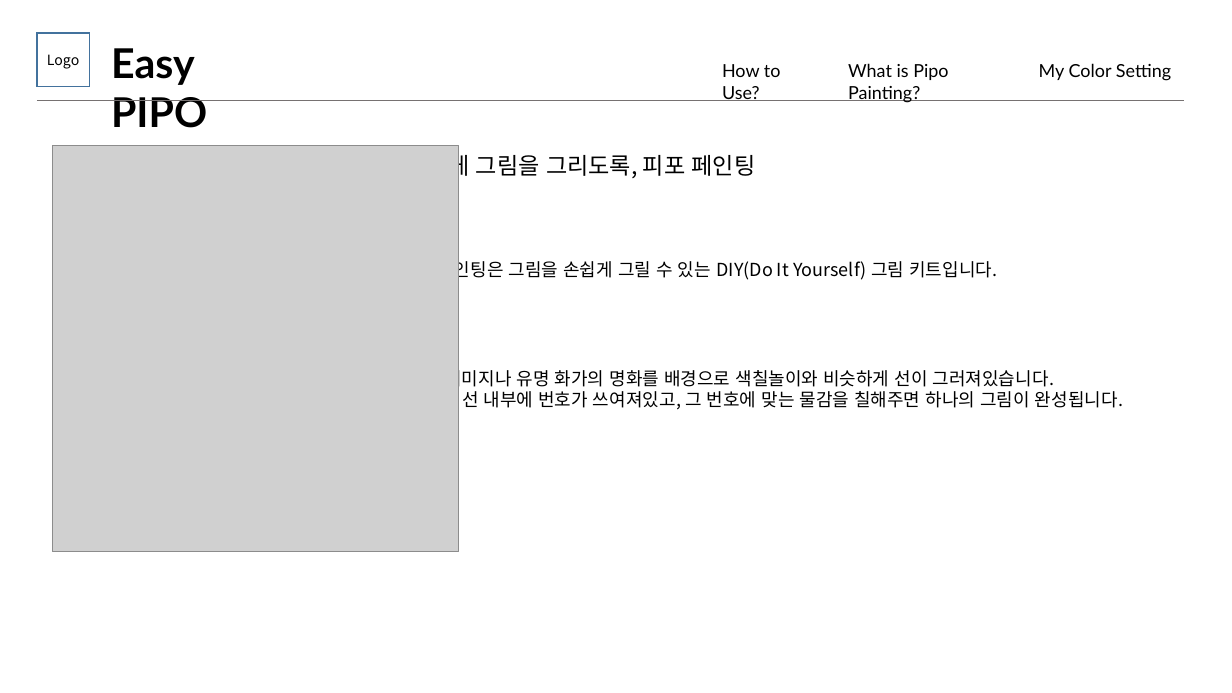
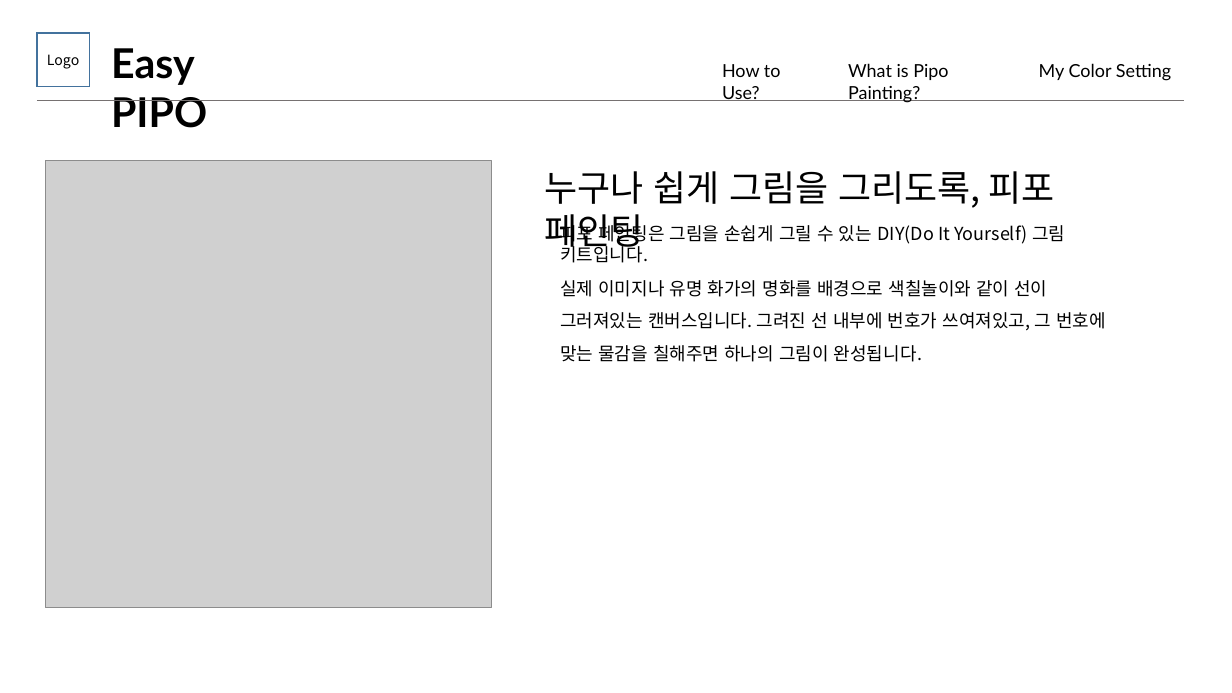
Before and after one commit to AutoPipo/EasyPipo, a slide deck: slide 1 of UI/navigation/whatispipo/whatispipo.pptx. Drawn at 1232x693 pixels with LibreOffice and Linux fonts; fonts in the diff are those of the drawing; grey boxes stand for pictures. Boxes give left, top, right and bottom in pixels: in the first picture for what was removed or moved away, otherwise in the second. Text is boxed around its words. In the diff, an @@ line names an element or a change of style, - is before the commit and + after.

```diff
--- a/UI/navigation/whatispipo/whatispipo.pptx
+++ b/UI/navigation/whatispipo/whatispipo.pptx
@@ picture: place and size @@
-picture at [52, 145, 458, 552]
+picture at [45, 161, 492, 608]
@@ text "누구나 쉽게 그림을 그리도록, 피포 ...": place and size @@
-text "누구나 쉽게 그림을 그리도록, 피포 ..." at [427, 150, 756, 179]
+text "누구나 쉽게 그림을 그리도록, 피포 ..." at [544, 171, 1054, 254]
@@ text "누구나 쉽게 그림을 그리도록, 피포 ..." at [544, 171, 1054, 254]: size 18 to 28 pt @@
@@ text "피포 페인팅은 그림을 손쉽게 그릴 ..." rewrapped from [437, 258, 997, 282] to [560, 221, 1065, 263] @@
@@ text at [560, 280, 1106, 362]: text changed @@
-실제 이미지나 유명 화가의 명화를 배경으로 색칠놀이와 비슷하게 선이 그러져있습니다.
-그려진 선 내부에 번호가 쓰여져있고, 그 번호에 맞는 물감을 칠해주면 하나의 그림이 완성됩니다.
+실제 이미지나 유명 화가의 명화를 배경으로 색칠놀이와 같이 선이 그러져있는 캔버스입니다. 그려진 선 내부에 번호가 쓰여져있고, 그 번호에 맞는 물감을 칠해주면 하나의 그림이 완성됩니다.
```
Also in this commit, not shown: 2 slides removed.
